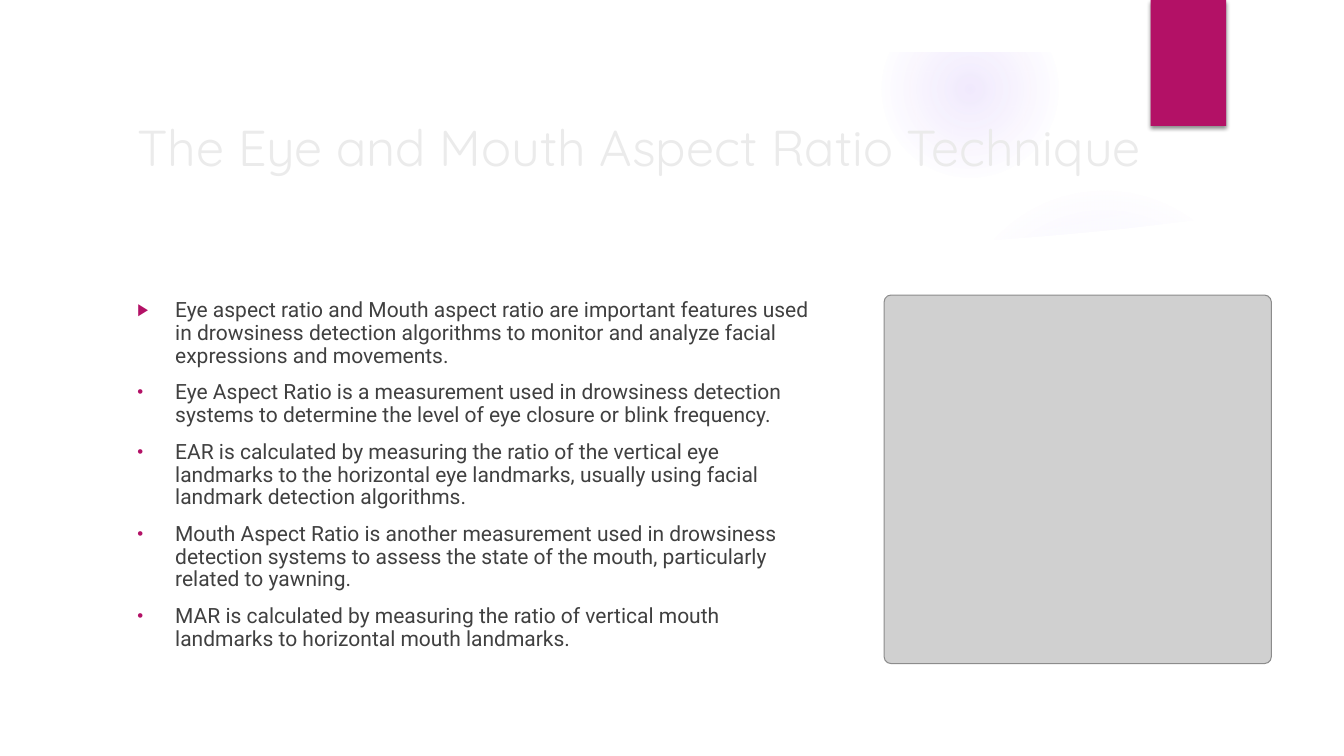
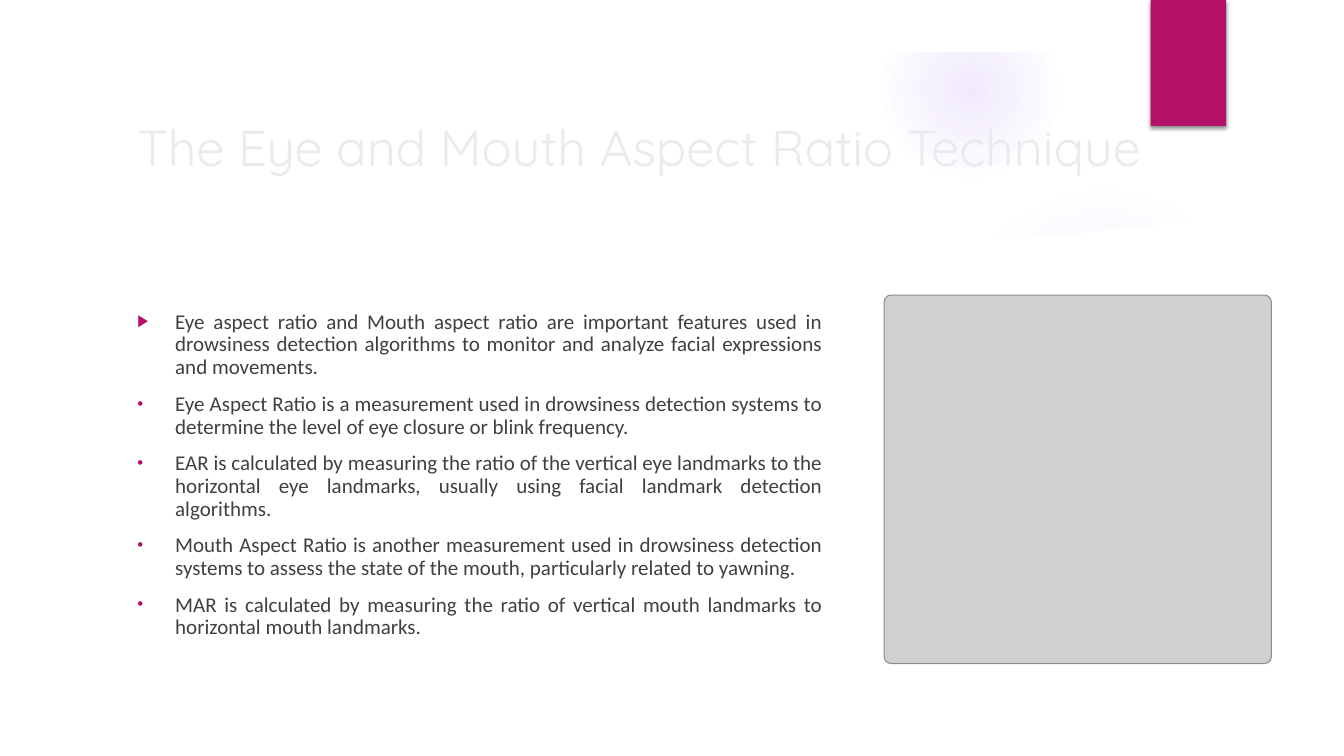
Before and after one commit to RisshhavRana/Capstone-Project---Group-3, a slide deck: slide 6 of Drowsiness Detection for Truck Drivers.pptx. Drawn at 1344x756 pixels with LibreOffice and Linux fonts; fonts in the diff are those of the drawing; grey boxes stand for pictures; background and template pictures are left out. Boxes give left, top, right and bottom in pixels: in the first picture for what was removed or moved away, otherwise in the second. Text is boxed around its words. In the diff, an @@ line names an element or a change of style, - is before the commit and + after.

```diff
--- a/Drowsiness Detection for Truck Drivers.pptx
+++ b/Drowsiness Detection for Truck Drivers.pptx
@@ text "Eye aspect ratio and Mouth ..." at box(175, 314, 822, 634): font Roboto to Calibri; alignment left to justified @@
```
Also in this commit, not shown: 8 other slides changed.
